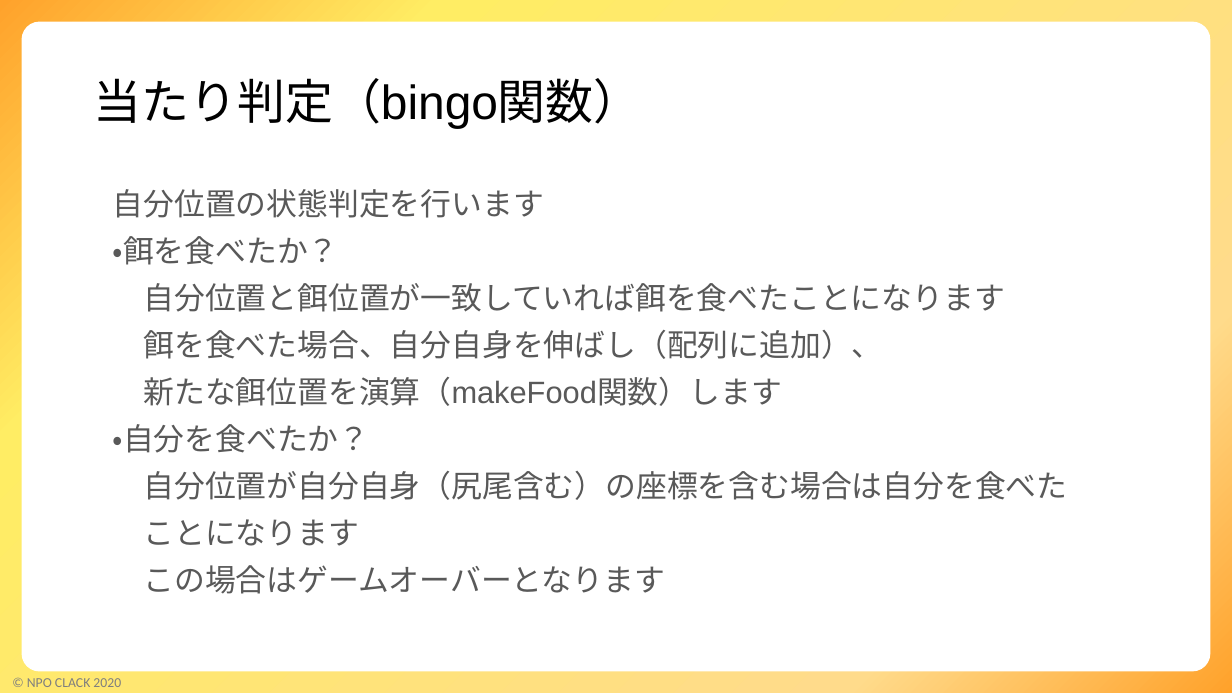
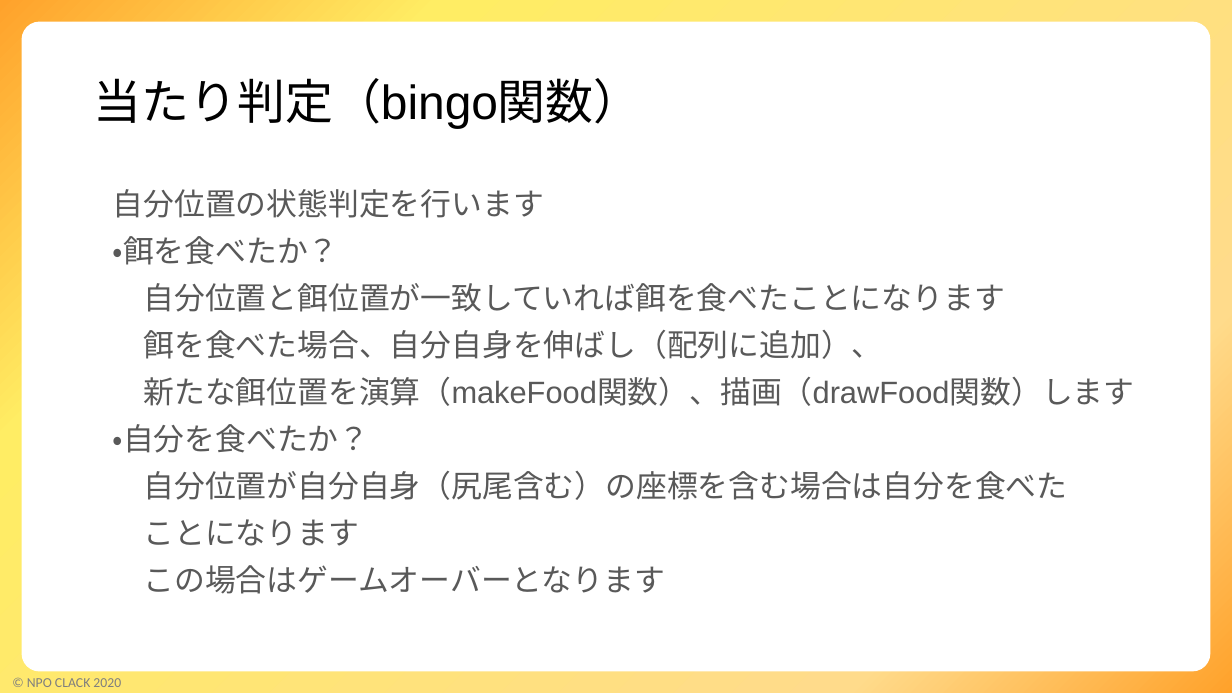
Before and after one commit to kinta2kunte/SnameGame, a slide deck: slide 8 of SnakeGame解説.pptx (slide 9 before the commit). Drawn at 1232x693 pixels with LibreOffice and Linux fonts; fonts in the diff are those of the drawing; background and template pictures are left out. Boxes give left, top, right and bottom in pixels: in the first picture for what was removed or moved away, otherwise in the second. Text is boxed around its words. In the diff, an @@ line names an element or a change of style, - is before the commit and + after.

```diff
--- a/SnakeGame解説.pptx
+++ b/SnakeGame解説.pptx
@@ text at <box>144,377,1135,406</box>: text changed @@
-新たな餌位置を演算（makeFood関数）します
+新たな餌位置を演算（makeFood関数）、描画（drawFood関数）します
```
Also in this commit, not shown: 6 other slides changed, 1 slide removed, 1 other file.
